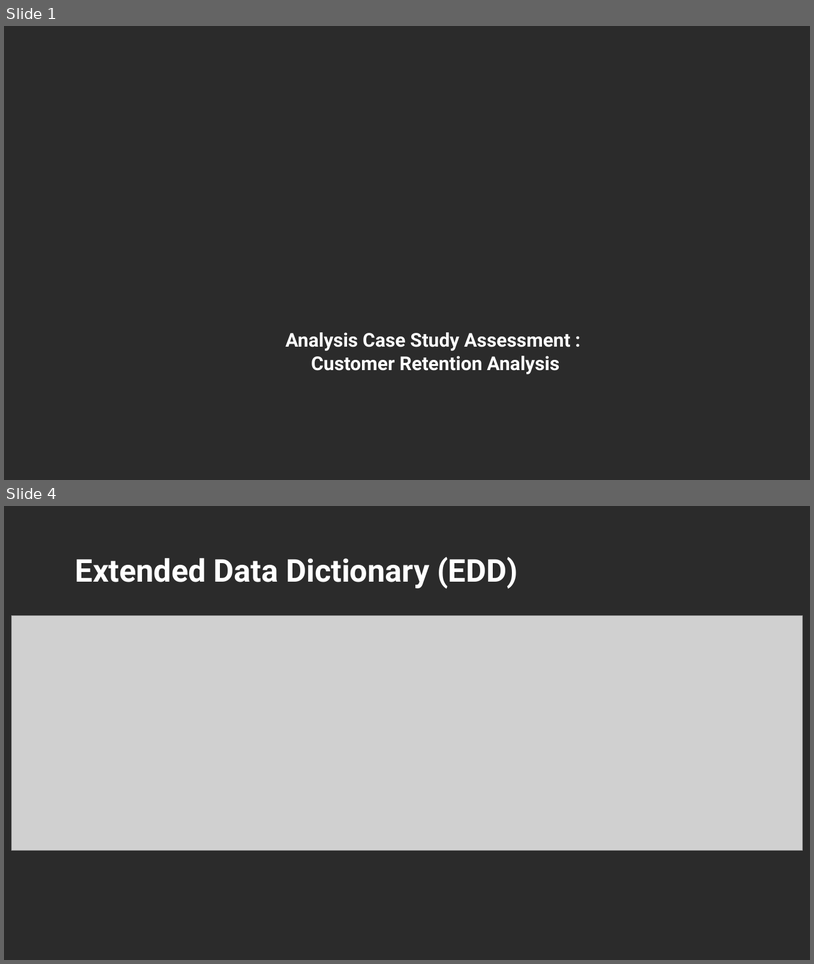
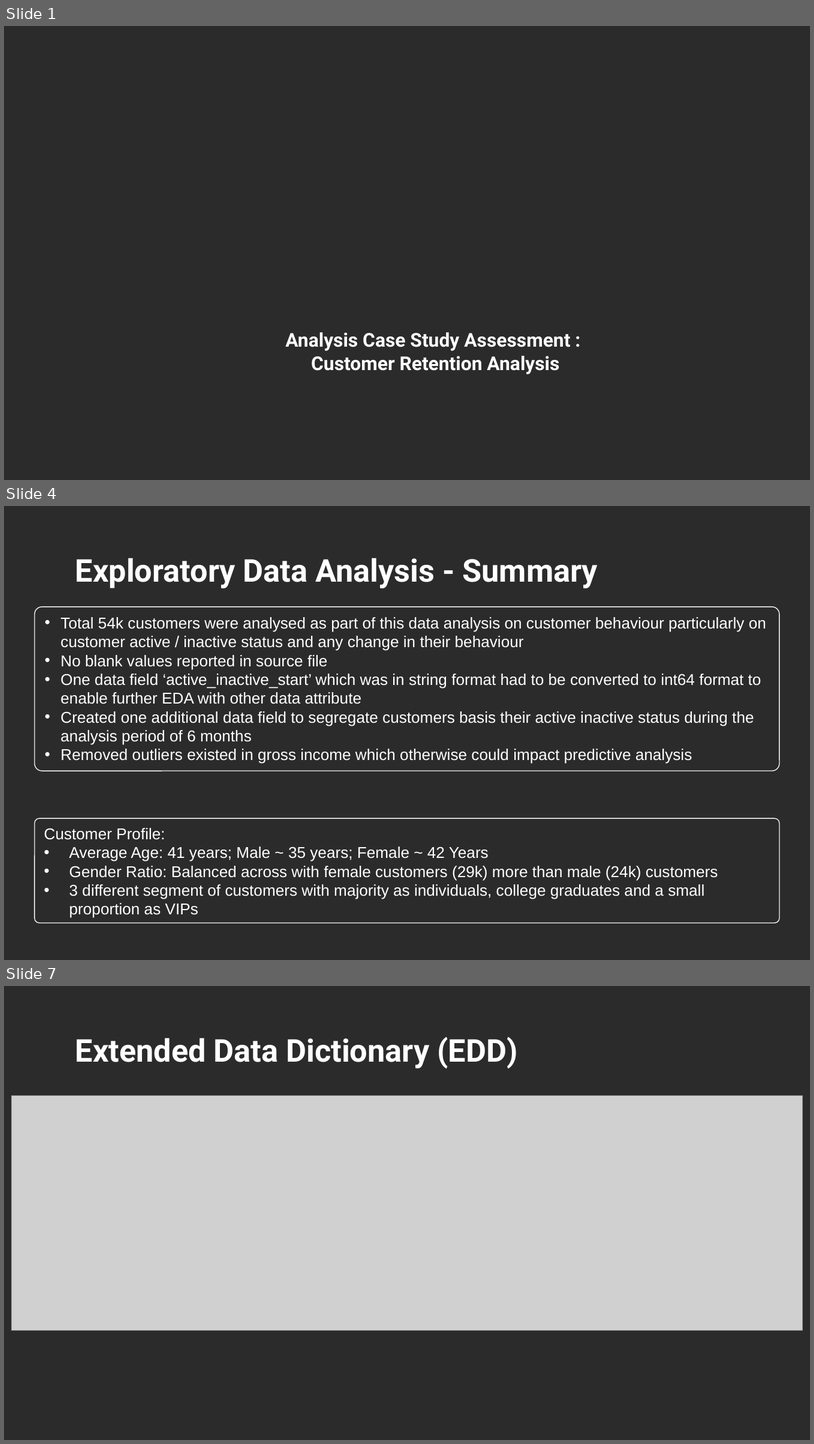
Before and after one commit to ArijitDana/Customer_Retention_Analysis, a slide deck: Customer_Retention_Analysis.pptx. Shown one above the other, each under a label of ours: slides 1 and 4 before the commit, slides 1, 4 and 7 after it; the slides between them are not shown. The pictures are 814x964 and 814x1444 pixels, drawn with LibreOffice and Linux fonts; fonts in the diff are those of the drawing; grey boxes stand for pictures; background and template pictures are left out; a plain dark background stands for a picture behind light text. Boxes give left, top, right and bottom in pixels: in the first picture for what was removed or moved away, otherwise in the second. Text is boxed around its words. In the diff, an @@ line names an element or a change of style, - is before the commit and + after.

```diff
--- a/Customer_Retention_Analysis.pptx
+++ b/Customer_Retention_Analysis.pptx
@@ slide 4 added at <box>4,506,810,960</box>, background picture (left out) @@
@@ text added at <box>75,558,597,588</box>, 28 pt, text #FFFFFF, bold @@
+Exploratory Data Analysis - Summary
@@ rounded rectangle added at <box>35,607,780,771</box>, outline #F2F2F2 0.75 pt, 14 pt, text #FFFFFF @@
+• Total 54k customers were analysed as part of this data analysis on customer behaviour particularly on customer active / inactive status and any change in their behaviour
+• No blank values reported in source file
+• One data field ‘active_inactive_start’ which was in string format had to be converted to int64 format to enable further EDA with other data attribute
+• Created one additional data field to segregate customers basis their active inactive status during the analysis period of 6 months
+• Removed outliers existed in gross income which otherwise could impact predictive analysis
@@ rounded rectangle added at <box>35,818,780,923</box>, outline #F2F2F2 0.75 pt, 14 pt, text #FFFFFF @@
+Customer Profile:
+• Average Age: 41 years; Male ~ 35 years; Female ~ 42 Years
+• Gender Ratio: Balanced across with female customers (29k) more than male (24k) customers
+• 3 different segment of customers with majority as individuals, college graduates and a small proportion as VIPs
@@ what was slide 4 is now slide 7 @@
```
Also in this commit, not shown: 2 slides changed, 2 other slides added, 1 slide removed.
